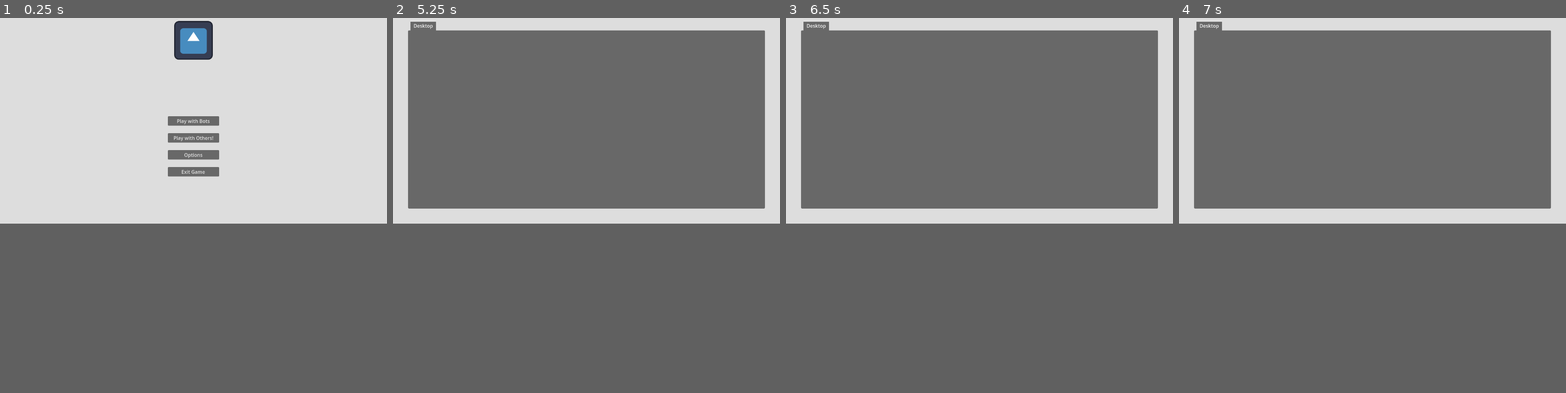
Above: before the commit, frames 1-4 (left to right).
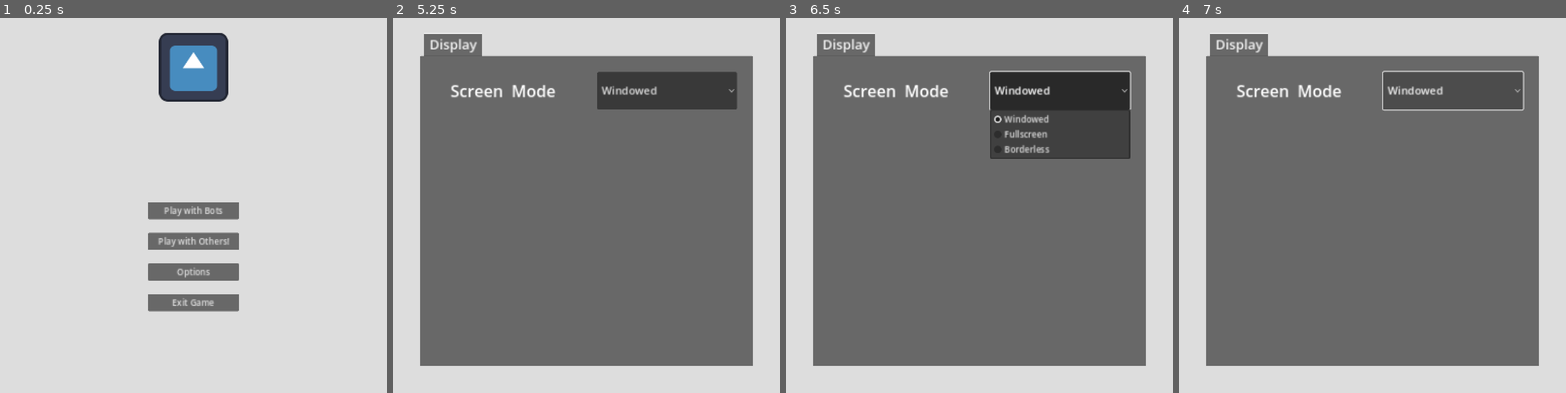
Above: after the commit, the same moments.

Repository: Kielson123/Ludo-Dungeon
Game: Godot game, scene res://main.tscn
Same seed, same stepped clock (60 frames per second), same inputs: the game is played once before the commit and once after it. The engine's default icon, where the game draws it, is replaced by a stand-in: a white triangle on a blue panel in a dark square. Video files are missing from this copy of the repository; at most half a second of black plays in their place.
Inputs (mouse positions are in pixels of both pictures, inside the frame that each line leads up to):
- Up to frame 1 (0.25 s): no input
- Up to frame 2 (5.25 s): click "Play with Bots" at 0.5 s; click "Play with Bots" at 1.25 s; click "Play with Others!" at 2 s; click "Play with Others!" at 2.75 s; click "Play with Bots" at 3.5 s; click "Play with Others!" at 4.25 s; click "Options" at 5 s
- Up to frame 3 (6.5 s): click (1060, 55) at 5.75 s, where only the run after the commit has a clickable "Windowed"
- Up to frame 4 (7 s): click (1453, 55) at 6.5 s, where only the run after the commit has a clickable "Windowed"
In our replay, the window is 800x450 before the commit and 800x800 after it. These sizes can differ from the game's own. Grey fills any space a smaller window leaves; there, only what the larger window draws over its background counts as a difference.

The runs differ from the first frame. In frame 1, 9.0% of the frame differs, in the area x 38-62%, y 0-79%; in frame 2, 28%; in frame 3, 33%, in the area x 0-100%, y 0-100%; in frame 4, 29%.
Error before the commit: Invalid call. Nonexistent function '_ready' in base 'Node (global.gd)'. (res://Util/global.gd:25)

Commit message:
Option Menu

Diff:
--- a/UI/main_menu.tscn
+++ b/UI/Main Menu/main_menu.tscn
@@ -1,7 +1,7 @@
 [gd_scene load_steps=3 format=3 uid="uid://bm243lw37y02j"]
 
-[ext_resource type="Script" path="res://UI/main_menu.gd" id="1_6268k"]
-[ext_resource type="Texture2D" uid="uid://de1dpis8g54fg" path="res://icon.svg" id="2_fk1kw"]
+[ext_resource type="Script" path="res://UI/Main Menu/main_menu.gd" id="1_6268k"]
+[ext_resource type="Texture2D" uid="uid://ddk4eer1ef88r" path="res://icon.svg" id="2_fk1kw"]
 
 [node name="MainMenu" type="Control" groups=["Options Menu Incompatible"]]
 layout_mode = 3
--- /dev/null
+++ b/UI/Options Menu/options_menu.gd
@@ -0,0 +1,5 @@
+extends Control
+
+func _on_desktop_options_changed() -> void:
+	Global.screen_mode = Global.SCREEN_MODE.get($MarginContainer/TabContainer/Display/VBoxContainer/ScreenMode/OptionButton.get_selected_id())
+	Signals.settings_changed.emit()
--- /dev/null
+++ b/UI/Options Menu/options_menu.tscn
@@ -0,0 +1,76 @@
+[gd_scene load_steps=2 format=3 uid="uid://bxnumb3igwfcm"]
+
+[ext_resource type="Script" path="res://UI/Options Menu/options_menu.gd" id="1_3mbnd"]
+
+[node name="OptionsMenu" type="Control" groups=["Main Menu Incompatible", "Options Menu Incompatible"]]
+layout_mode = 3
+anchors_preset = 15
+anchor_right = 1.0
+anchor_bottom = 1.0
+grow_horizontal = 2
+grow_vertical = 2
+script = ExtResource("1_3mbnd")
+
+[node name="ColorRect" type="ColorRect" parent="."]
+layout_mode = 1
+anchors_preset = 15
+anchor_right = 1.0
+anchor_bottom = 1.0
+grow_horizontal = 2
+grow_vertical = 2
+color = Color(0.866667, 0.866667, 0.866667, 1)
+
+[node name="MarginContainer" type="MarginContainer" parent="."]
+layout_mode = 1
+anchors_preset = 15
+anchor_right = 1.0
+anchor_bottom = 1.0
+grow_horizontal = 2
+grow_vertical = 2
+theme_override_constants/margin_left = 50
+theme_override_constants/margin_top = 50
+theme_override_constants/margin_right = 50
+theme_override_constants/margin_bottom = 50
+
+[node name="TabContainer" type="TabContainer" parent="MarginContainer"]
+layout_mode = 2
+theme_override_font_sizes/font_size = 25
+current_tab = 0
+all_tabs_in_front = true
+
+[node name="Display" type="MarginContainer" parent="MarginContainer/TabContainer"]
+layout_mode = 2
+theme_override_constants/margin_left = 30
+theme_override_constants/margin_top = 30
+theme_override_constants/margin_right = 30
+theme_override_constants/margin_bottom = 30
+metadata/_tab_index = 0
+
+[node name="VBoxContainer" type="VBoxContainer" parent="MarginContainer/TabContainer/Display"]
+layout_mode = 2
+
+[node name="ScreenMode" type="HSplitContainer" parent="MarginContainer/TabContainer/Display/VBoxContainer"]
+custom_minimum_size = Vector2(0, 70)
+layout_mode = 2
+theme_override_constants/separation = 50
+dragger_visibility = 1
+
+[node name="Label" type="Label" parent="MarginContainer/TabContainer/Display/VBoxContainer/ScreenMode"]
+custom_minimum_size = Vector2(250, 0)
+layout_mode = 2
+theme_override_font_sizes/font_size = 30
+text = "Screen  Mode"
+horizontal_alignment = 1
+vertical_alignment = 1
+
+[node name="OptionButton" type="OptionButton" parent="MarginContainer/TabContainer/Display/VBoxContainer/ScreenMode"]
+layout_mode = 2
+theme_override_font_sizes/font_size = 20
+selected = 0
+allow_reselect = true
+item_count = 3
+popup/item_0/text = "Windowed"
+popup/item_1/text = "Fullscreen"
+popup/item_1/id = 1
+popup/item_2/text = "Borderless"
+popup/item_2/id = 2
--- a/UI/options_menu.gd
+++ /dev/null
@@ -1 +0,0 @@
-extends Control
--- a/UI/options_menu.tscn
+++ /dev/null
@@ -1,42 +0,0 @@
-[gd_scene load_steps=2 format=3 uid="uid://bxnumb3igwfcm"]
-
-[ext_resource type="Script" path="res://UI/options_menu.gd" id="1_3mbnd"]
-
-[node name="OptionsMenu" type="Control" groups=["Main Menu Incompatible", "Options Menu Incompatible"]]
-layout_mode = 3
-anchors_preset = 15
-anchor_right = 1.0
-anchor_bottom = 1.0
-grow_horizontal = 2
-grow_vertical = 2
-script = ExtResource("1_3mbnd")
-
-[node name="ColorRect" type="ColorRect" parent="."]
-layout_mode = 1
-anchors_preset = 15
-anchor_right = 1.0
-anchor_bottom = 1.0
-grow_horizontal = 2
-grow_vertical = 2
-color = Color(0.866667, 0.866667, 0.866667, 1)
-
-[node name="MarginContainer" type="MarginContainer" parent="."]
-layout_mode = 1
-anchors_preset = 15
-anchor_right = 1.0
-anchor_bottom = 1.0
-grow_horizontal = 2
-grow_vertical = 2
-theme_override_constants/margin_left = 50
-theme_override_constants/margin_top = 50
-theme_override_constants/margin_right = 50
-theme_override_constants/margin_bottom = 50
-
-[node name="TabContainer" type="TabContainer" parent="MarginContainer"]
-layout_mode = 2
-current_tab = 0
-all_tabs_in_front = true
-
-[node name="Desktop" type="MarginContainer" parent="MarginContainer/TabContainer"]
-layout_mode = 2
-metadata/_tab_index = 0
--- a/UI/ui.gd
+++ b/UI/ui.gd
@@ -6,12 +6,12 @@
 	Signals.request_options_menu.connect(on_options_menu_requested)
 
 func on_main_menu_requested() -> void:
-	var main_menu: Control = load("res://UI/main_menu.tscn").instantiate()
+	var main_menu: Control = load("res://UI/Main Menu/main_menu.tscn").instantiate()
 	close_all_nodes_in_group("Main Menu Incompatible")
 	add_child(main_menu)
 
 func on_options_menu_requested() -> void:
-	var options_menu: Control = load("res://UI/options_menu.tscn").instantiate()
+	var options_menu: Control = load("res://UI/Options Menu/options_menu.tscn").instantiate()
 	close_all_nodes_in_group("Options Menu Incompatible")
 	add_child(options_menu)
 
--- a/Util/global.gd
+++ b/Util/global.gd
@@ -1,25 +1,32 @@
 extends Node
+
+enum SCREEN_MODE{
+	WINDOWED = 0,
+	FULLSCREEN = 1,
+	BORDERLESS = 2,
+}
 
 const CONFIG_PATH: String = "user://config.cfg"
 
-var game_resolution := Vector2(1280, 720)
-var fullscreen: bool = true
-var max_fps: int = 60
+var screen_mode: SCREEN_MODE = SCREEN_MODE.WINDOWED
+var max_fps: int = 0
+var vsync: DisplayServer.VSyncMode = DisplayServer.VSYNC_ENABLED
 
 var audio_volume: float = 1.0
 
+var config := ConfigFile.new()
+
 func _init() -> void:
-	var config := ConfigFile.new()
 	var err := config.load(CONFIG_PATH)
 	if err == OK:
-		game_resolution = config.get_value("DisplayOptions", "resolution")
-		fullscreen = config.get_value("DisplayOptions", "fullscreen")
-		max_fps = config.get_value("DisplayOptions", "maxFPS")
-		audio_volume = config.get_value("AudioOptions", "audio_volume")
-	else:
-		config.set_value("DisplayOptions", "resolution", game_resolution)
-		config.set_value("DisplayOptions", "fullscreen", fullscreen)
-		config.set_value("DisplayOptions", "maxFPS", max_fps)
-		config.set_value("AudioOptions", "audio_volume", audio_volume)
-		config.save(CONFIG_PATH)
-		_ready()
+		screen_mode = config.get_value("Display", "screenMode")
+		max_fps = config.get_value("Display", "maxFPS")
+		vsync = config.get_value("Display", "vsync")
+
+		audio_volume = config.get_value("Audio", "audioVolume")
+
+func init_settings() -> void:
+	Signals.settings_changed.emit()
+
+func _ready() -> void:
+	call_deferred("init_settings")
--- a/Util/signals.gd
+++ b/Util/signals.gd
@@ -1,4 +1,6 @@
 extends Node
+
+signal settings_changed()
 
 signal request_main_menu()
 signal request_options_menu()
--- a/main.gd
+++ b/main.gd
@@ -4,12 +4,28 @@
 @onready var background_color: ColorRect = $BackgroundColor
 
 func _ready() -> void:
-	get_window().size = Global.game_resolution
-	get_window().mode = Window.MODE_FULLSCREEN if Global.fullscreen else Window.MODE_WINDOWED
-	get_window().move_to_center()
+	Signals.settings_changed.connect(on_settings_changed)
+
+func on_settings_changed() -> void:
+	get_window().borderless = false
+	get_window().mode = set_window_mode()
+	DisplayServer.window_set_vsync_mode(Global.vsync)
+	Engine.max_fps = Global.max_fps
 
 func _on_intro_finished() -> void:
 	background_color.color = Color("4d4d4d")
 	$AspectRatioContainer.queue_free()
 	Signals.request_main_menu.emit()
 	ui.visible = true
+
+func set_window_mode() -> Window.Mode:
+	var mode := Global.SCREEN_MODE
+	match Global.screen_mode:
+		mode.FULLSCREEN:
+			return Window.MODE_EXCLUSIVE_FULLSCREEN
+		mode.BORDERLESS:
+			return Window.MODE_FULLSCREEN
+		_:
+			get_window().size = DisplayServer.screen_get_size() / 2
+			get_window().move_to_center()
+			return Window.MODE_WINDOWED
--- a/project.godot
+++ b/project.godot
@@ -17,6 +17,10 @@
 boot_splash/bg_color=Color(0.0509804, 0.0509804, 0.0509804, 1)
 boot_splash/show_image=false
 config/icon="res://icon.svg"
+
+[audio]
+
+buses/default_bus_layout=""
 
 [autoload]
 
Renamed: UI/main_menu.gd -> UI/Main Menu/main_menu.gd
